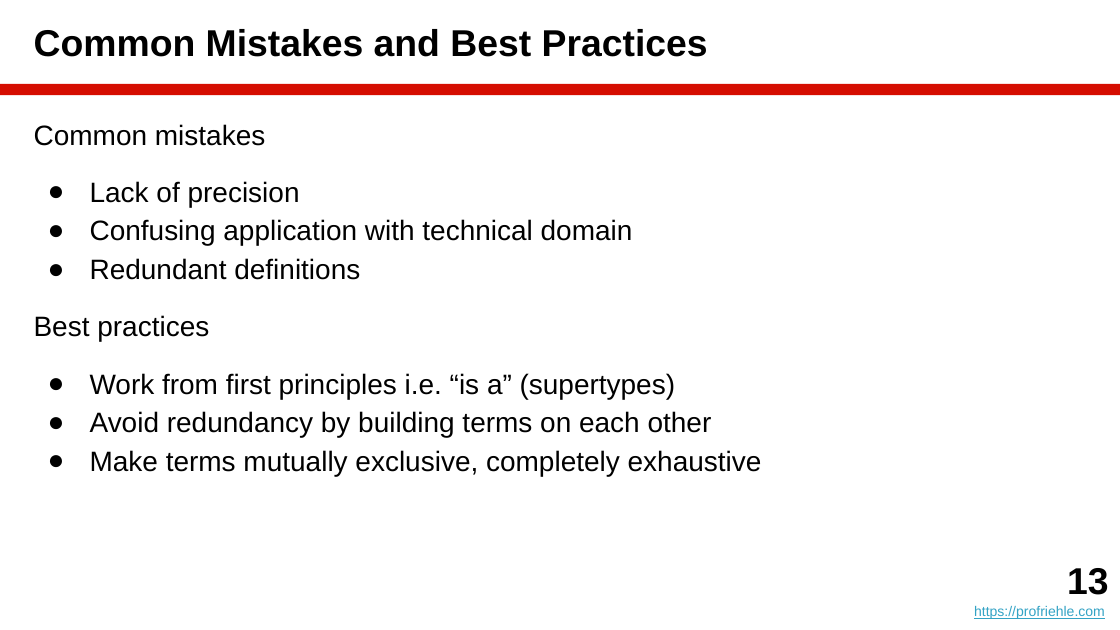
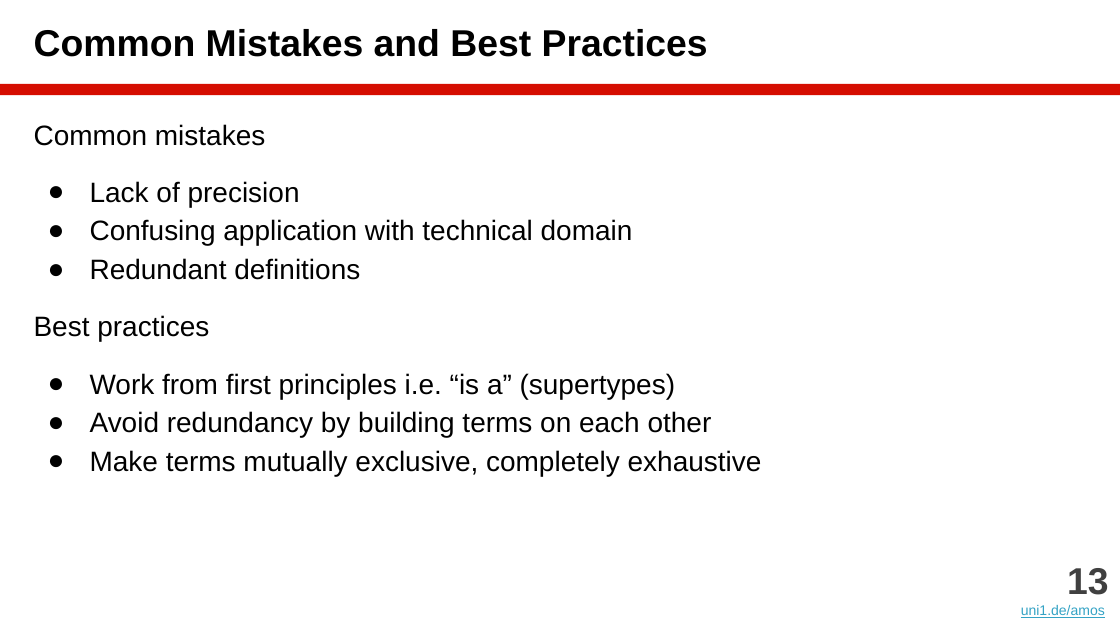
Before and after one commit to dirkriehle/amos-course, a slide deck: slide 13 of Lecture slides/AMOS B04 - Agile Planning.pptx. Drawn at 1120x630 pixels with LibreOffice and Linux fonts; fonts in the diff are those of the drawing. Boxes give left, top, right and bottom in pixels: in the first picture for what was removed or moved away, otherwise in the second. Text is boxed around its words. In the diff, an @@ line names an element or a change of style, - is before the commit and + after.

```diff
--- a/Lecture slides/AMOS B04 - Agile Planning.pptx
+++ b/Lecture slides/AMOS B04 - Agile Planning.pptx
@@ text: place and size @@
-text at box(974, 568, 1108, 619)
+text at box(1021, 568, 1108, 618)
@@ text at box(1067, 568, 1108, 595): text colour #000000 to #404040 in "13" @@
@@ text at box(1021, 605, 1105, 618): text changed @@
-https://profriehle.com
+uni1.de/amos
```
Also in this commit, not shown: 50 other slides changed, 15 other files.
